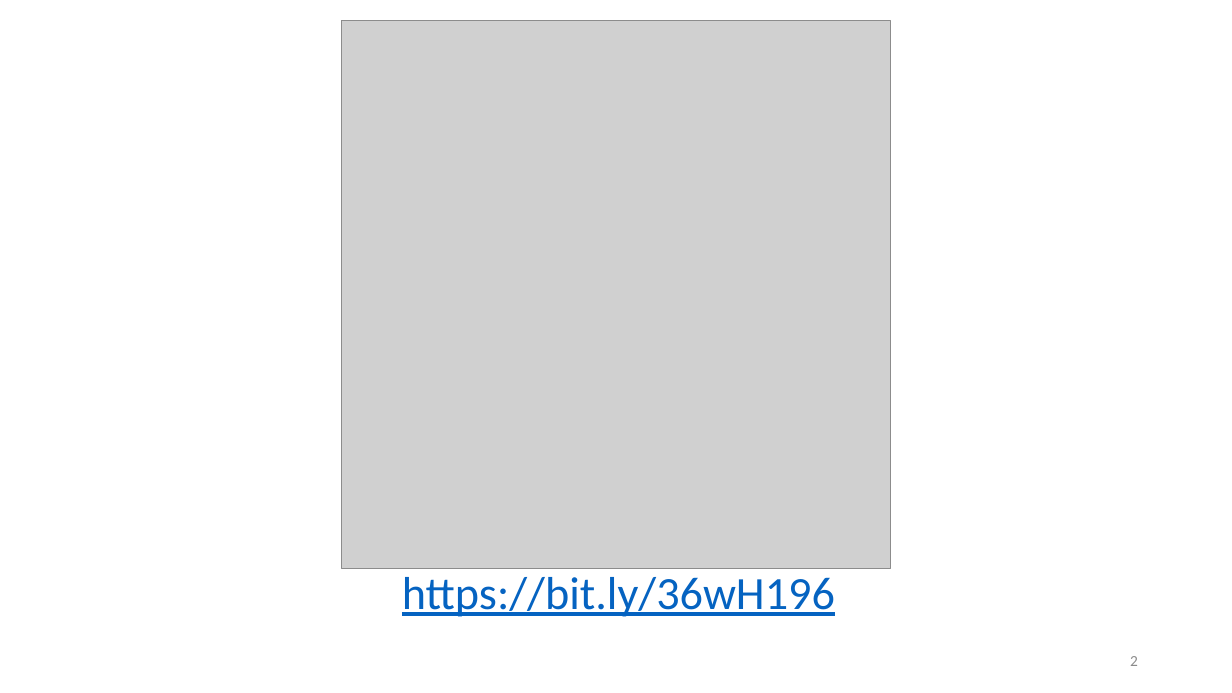
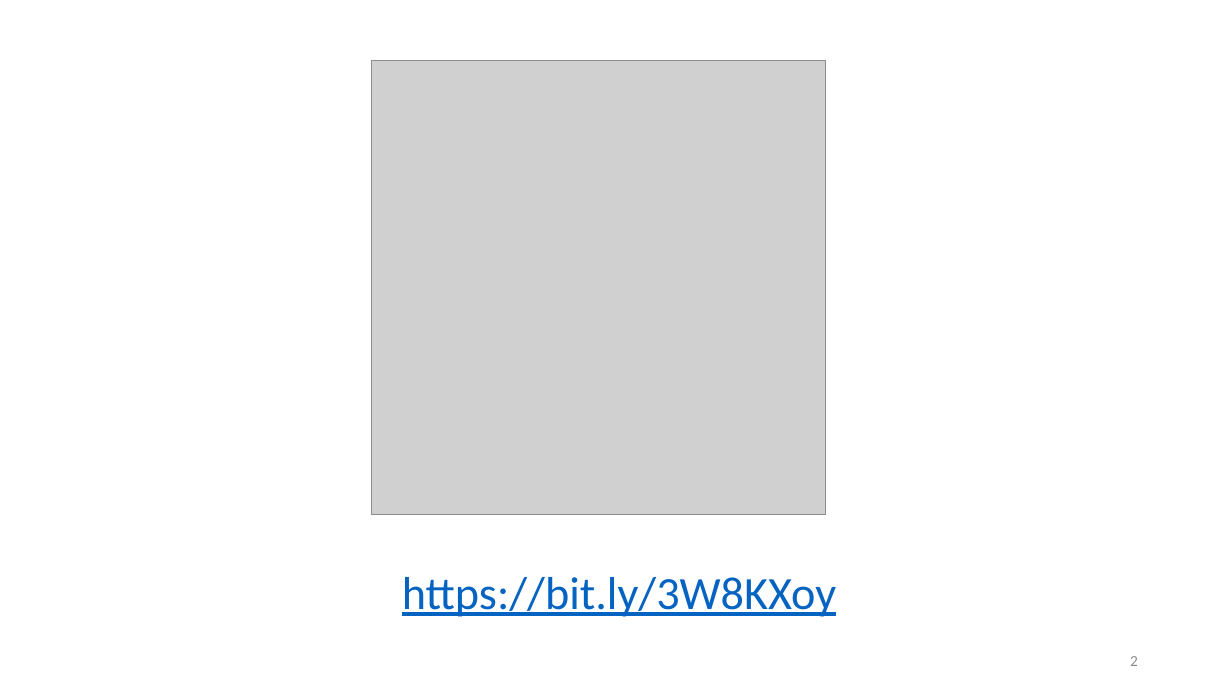
Before and after one commit to gjbex/Python-dashboards, a slide deck: slide 2 of python_dashboards.pptx. Drawn at 1232x693 pixels with LibreOffice and Linux fonts; fonts in the diff are those of the drawing; grey boxes stand for pictures. Boxes give left, top, right and bottom in pixels: in the first picture for what was removed or moved away, otherwise in the second. Text is boxed around its words. In the diff, an @@ line names an element or a change of style, - is before the commit and + after.

```diff
--- a/python_dashboards.pptx
+++ b/python_dashboards.pptx
@@ picture: place and size @@
-picture at [342,20,890,568]
+picture at [372,60,825,514]
@@ text at [402,577,836,617]: text changed @@
-https://bit.ly/36wH196
+https://bit.ly/3W8KXoy
```
Also in this commit, not shown: 1 other slide changed.
